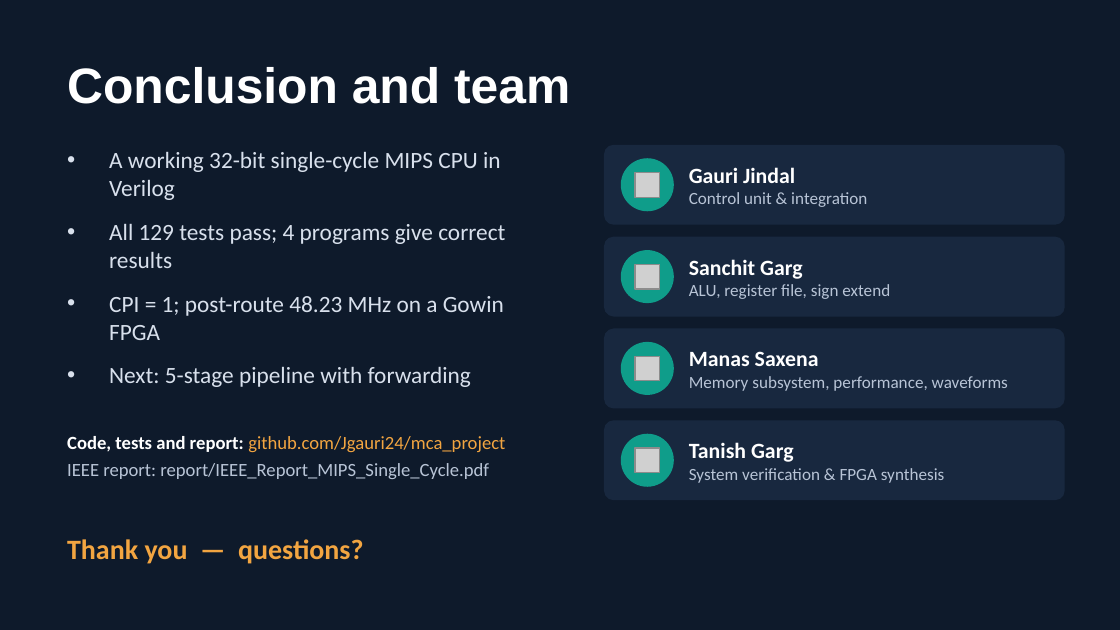
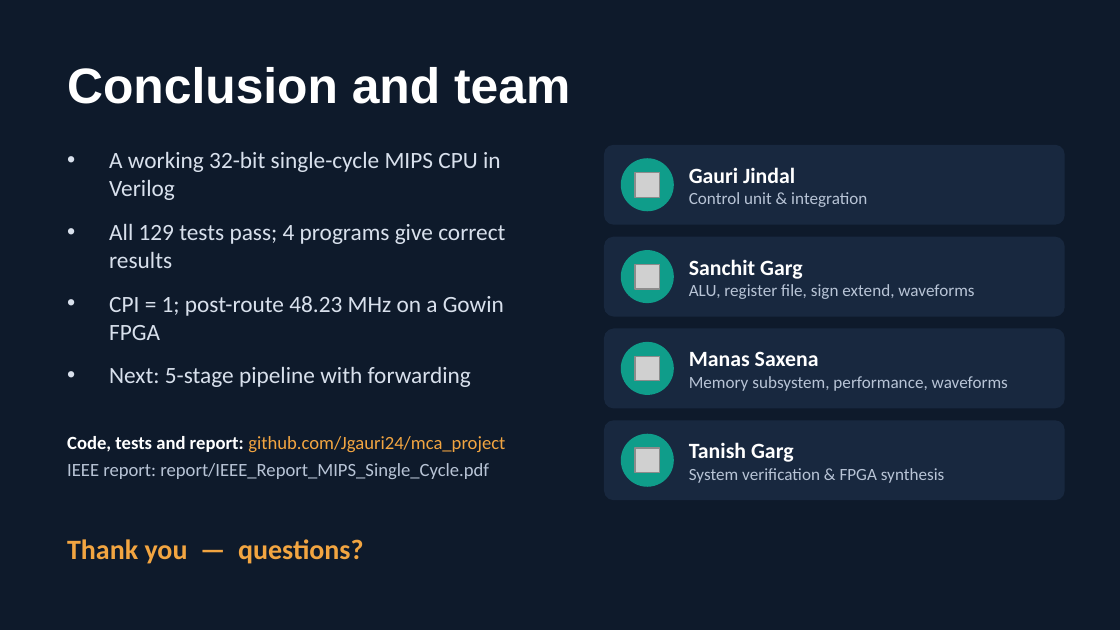
Before and after one commit to Jgauri24/mca_project, a slide deck: slide 14 of presentation/MIPS_Single_Cycle_Presentation.pptx. Drawn at 1120x630 pixels with LibreOffice and Linux fonts; fonts in the diff are those of the drawing; grey boxes stand for pictures. Boxes give left, top, right and bottom in pixels: in the first picture for what was removed or moved away, otherwise in the second. Text is boxed around its words. In the diff, an @@ line names an element or a change of style, - is before the commit and + after.

Commit message:
docs: add waveform analysis to Sanchit Garg's contributions
Updates the README, IEEE report and presentation team slide.

```diff
--- a/presentation/MIPS_Single_Cycle_Presentation.pptx
+++ b/presentation/MIPS_Single_Cycle_Presentation.pptx
@@ text at (689, 284, 974, 299): text changed @@
-ALU, register file, sign extend
+ALU, register file, sign extend, waveforms
```
Also in this commit, not shown: 3 other files.
